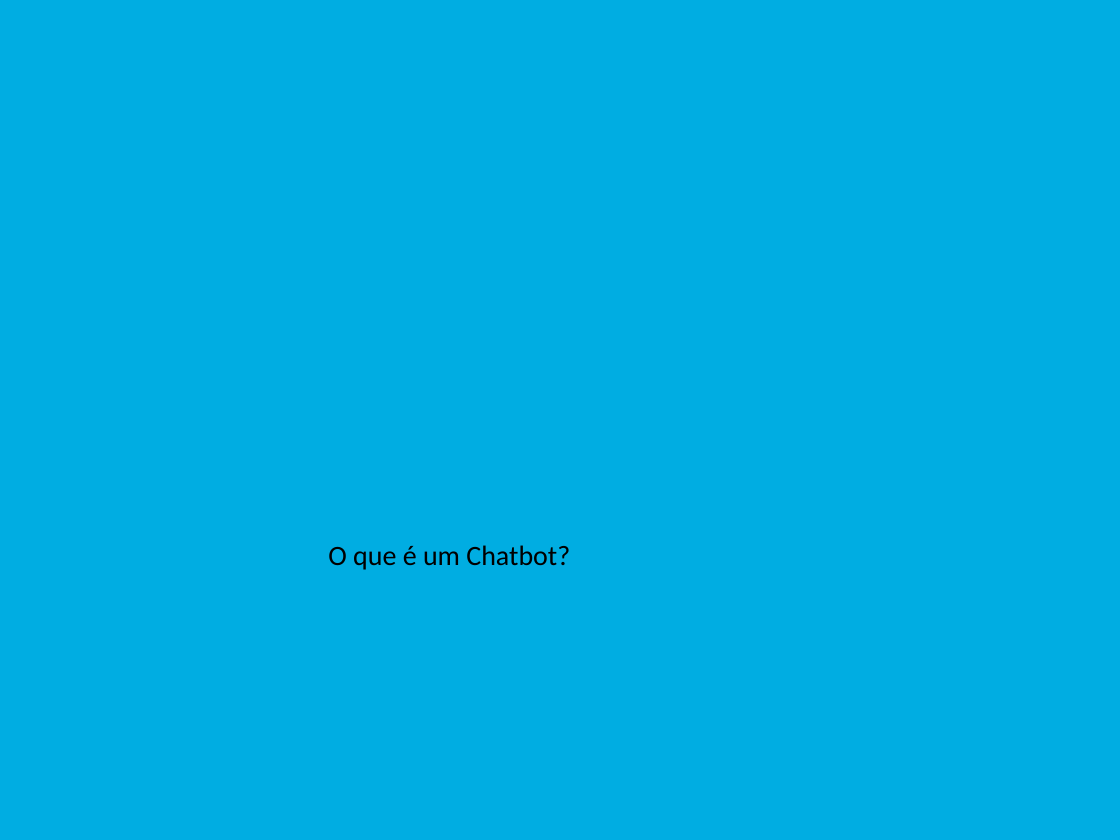
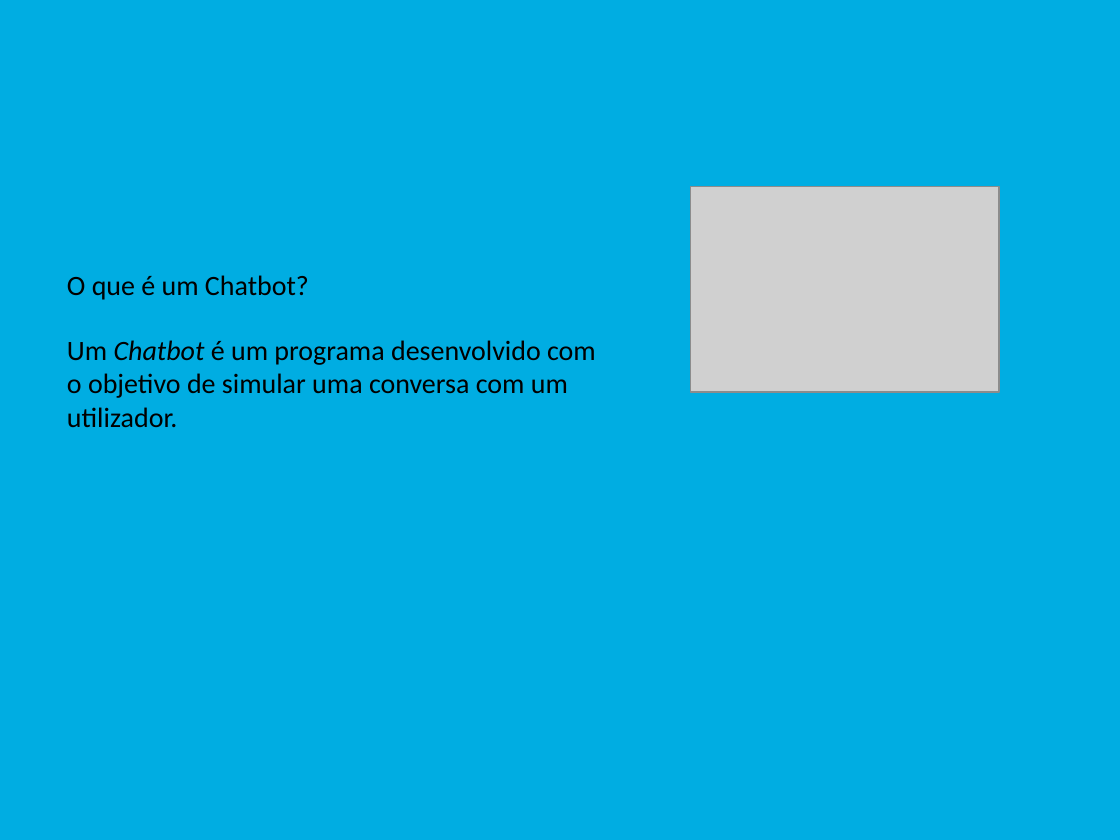
Before and after one commit to Tibblue/PLC, a slide deck: slide 3 of LEI/apresentações/apresLEI.pptx. Drawn at 1120x840 pixels with LibreOffice and Linux fonts; fonts in the diff are those of the drawing; grey boxes stand for pictures. Boxes give left, top, right and bottom in pixels: in the first picture for what was removed or moved away, otherwise in the second. Text is boxed around its words. In the diff, an @@ line names an element or a change of style, - is before the commit and + after.

```diff
--- a/LEI/apresentações/apresLEI.pptx
+++ b/LEI/apresentações/apresLEI.pptx
@@ picture added at (x1=691, y1=187, x2=999, y2=392) @@
@@ text "O que é um Chatbot?" moved from (x1=328, y1=545, x2=570, y2=570) to (x1=67, y1=275, x2=309, y2=300) @@
@@ text added at (x1=67, y1=340, x2=596, y2=427), 18 pt, text #000000 @@
+Um Chatbot é um programa desenvolvido com o objetivo de simular uma conversa com um utilizador.
```
Also in this commit, not shown: 4 other slides changed, 2 slides added, 1 slide removed.
